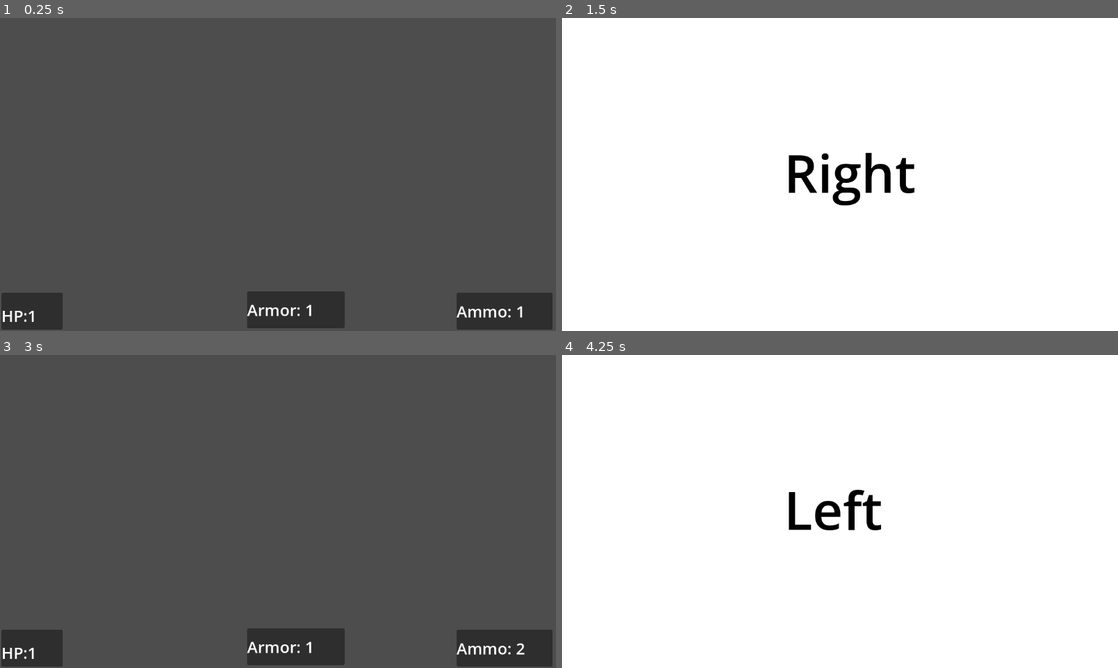
Above: before the commit, frames 1-4 (two rows, left to right).
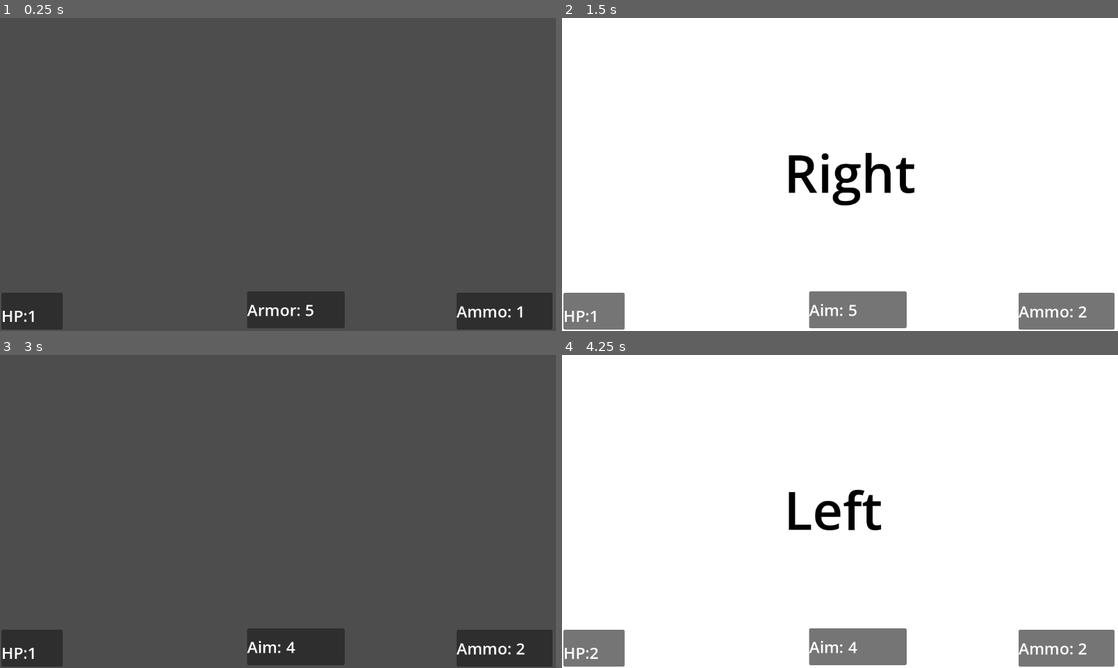
Above: after the commit, the same moments.

Repository: The4erepaha/Forgotten-cells
Game: Godot game, scene res://scenes/main.tscn
The game is run twice, just before and just after one commit, with the same random seed, the same clock (stepped at 60 frames per second) and the same inputs.
Inputs (mouse positions are in pixels of both pictures, inside the frame that each line leads up to):
- Up to frame 1 (0.25 s): no input
- Up to frame 2 (1.5 s): tap Enter at 0.5 s; move the mouse to (962, 158) at 0.52 s; hold D (right) 0.53-1.28 s; hold Right mouse button (up_aim) 0.53-1.28 s; click (962, 158) at 0.6 s; tap Space at 1.25 s; move the mouse to (728, 190) at 1.27 s; hold S (down) from 1.28 s (still down); right-click (728, 190) at 1.35 s
- Up to frame 3 (3 s): click (166, 527) at 1.55 s; tap Enter at 2 s; move the mouse to (333, 442) at 2.02 s; release S (down) at 2.03 s; hold D (right) 2.03-2.78 s; hold Right mouse button (up_aim) 2.03-2.78 s; click (333, 442) at 2.1 s; tap Space at 2.75 s; move the mouse to (250, 574) at 2.77 s; hold W (open_up) from 2.78 s (still down); right-click (250, 574) at 2.85 s
- Up to frame 4 (4.25 s): click (812, 574) at 3.05 s; tap Enter at 3.5 s; move the mouse to (1006, 558) at 3.52 s; release W (open_up) at 3.53 s; hold A (left) from 3.53 s (still down); hold Right mouse button (up_aim) from 3.53 s (still down); click (1006, 558) at 3.6 s

The runs differ from the first frame. In frame 1, less than 0.1% of the frame differs, in the area x 55-57%, y 91-96%; in frame 2, 5.2%, in the area x 0-100%, y 87-100%; in frame 3, 0.2%; in frame 4, 5.2%.

Commit message:
add charger for aim

Diff:
--- a/scenes/hud.tscn
+++ b/scenes/hud.tscn
@@ -37,13 +37,13 @@
 label_settings = SubResource("LabelSettings_wofu5")
 vertical_alignment = 1
 
-[node name="Armor_bar" type="Panel" parent="." unique_id=1722541668]
+[node name="AimCharge_bar" type="Panel" parent="." unique_id=1722541668]
 offset_left = 512.0
 offset_top = 566.0
 offset_right = 714.0
 offset_bottom = 642.0
 
-[node name="Armor_label" type="Label" parent="Armor_bar" unique_id=1379980463]
+[node name="AimCharge_label" type="Label" parent="AimCharge_bar" unique_id=1379980463]
 layout_mode = 0
 offset_right = 202.0
 offset_bottom = 76.0
--- a/scenes/main.tscn
+++ b/scenes/main.tscn
@@ -15,8 +15,6 @@
 
 [node name="Main" type="Node2D" unique_id=361318409]
 script = ExtResource("1_0wfyh")
-
-[node name="HUD" parent="." unique_id=1391800513 instance=ExtResource("2_sugp2")]
 
 [node name="Player" parent="." unique_id=1312970847 instance=ExtResource("1_o5qli")]
 
@@ -85,3 +83,5 @@
 text = "Down"
 label_settings = SubResource("LabelSettings_wofu5")
 horizontal_alignment = 1
+
+[node name="HUD" parent="." unique_id=1391800513 instance=ExtResource("2_sugp2")]
--- a/scenes/player.tscn
+++ b/scenes/player.tscn
@@ -7,7 +7,6 @@
 script = ExtResource("1_3vyb7")
 hp = 1
 ammo = 1
-armor = 1
 
 [node name="Sprite2D" type="Sprite2D" parent="." unique_id=1938232944]
 position = Vector2(588, 317)
--- a/scripts/main.gd
+++ b/scripts/main.gd
@@ -13,7 +13,7 @@
 	$lee_items/lee_down.visible = false
 	$HUD/HP_bar/HP_label.text = "HP:" + str(player.hp)
 	$HUD/Ammo_bar/Ammo_label.text = "Ammo: " +str(player.ammo)
-	$HUD/Armor_bar/Armor_label.text = "Armor: " + str(player.armor)
+	$HUD/AimCharge_bar/AimCharge_label.text = "Armor: " + str(player.aim_charge)
 
 
 func _physics_process(_delta: float) -> void:
@@ -42,4 +42,4 @@
 func _update_resources():
 	$HUD/HP_bar/HP_label.text = "HP:" + str(player.hp)
 	$HUD/Ammo_bar/Ammo_label.text = "Ammo: " + str(player.ammo)
-	$HUD/Armor_bar/Armor_label.text = "Armor: " + str(player.armor)
+	$HUD/AimCharge_bar/AimCharge_label.text = "Aim: " + str(int(player.aim_charge))
--- a/scripts/player.gd
+++ b/scripts/player.gd
@@ -7,7 +7,7 @@
 
 @export var hp = 3     #hp игрока
 @export var ammo = 3        # амуниция игрока
-@export var armor = 3       # броня игрока
+@export var aim_charge = 5     # броня игрока
 
 signal player_state(state)
 
@@ -27,8 +27,9 @@
 
 func _physics_process(_delta: float) -> void:
 	leeSystem()
-	move_aim()
-
+	move_aim(_delta)
+	if state == State.DOWN:
+		aim_bonus(_delta)
 
 # функция отвечающяя за логику и перемещение между препятствиями.
 func leeSystem():
@@ -38,28 +39,29 @@
 	if Input.is_action_just_pressed("left"):
 		if state == State.NORMAL:
 			state = State.LEFT
-			hp_bonus()
+			hp_bonus()                 # функция хп бонуса
 			emit_signal("player_state",state)
 			emit_signal("changed_resources")
 	if Input.is_action_just_pressed("right"):
 		if state == State.NORMAL:
 			state = State.RIGHT
-			ammo_bonus()
+			ammo_bonus()              # функция бонуса патронов
 			emit_signal("player_state", state)
 			emit_signal("changed_resources")
 	if Input.is_action_just_pressed("down"):    # клавиша S
 		if state == State.NORMAL:
 			state = State.DOWN
-			armor_bonus()
+			#aim_bonus()              # функция зарядки снайпера
 			emit_signal("player_state", state)
 			emit_signal("changed_resources")
 
 # функция отвечающая за логику прицела и выстрела
-func move_aim():
-	if state == State.NORMAL:
+func move_aim(delta):
+	if state == State.NORMAL && aim_charge > 0:
 		if Input.is_action_pressed("up_aim"):
 			$Sprite2D.visible = true
 			#спрайт будет менять позицию как и движения мышки (следит за мышкой)
+			aim_system(delta)
 			$Sprite2D.global_position = get_global_mouse_position()
 			if Input.is_action_just_pressed("shoot"):
 				shoot_system()
@@ -84,7 +86,7 @@
 		ammo = 3
 		print("Magazine is full")
 
-
+# функция отвечающая за систему выстрела
 func shoot_system():
 	if ammo >= 1:
 		ammo -= 1
@@ -93,9 +95,14 @@
 		emit_signal("changed_resources")
 	else: print("нет патронов!")
 
-func armor_bonus():
-	armor += 1
-	print("Add 1 armor")
-	if armor >=3:
-		armor = 3
-		print("Armor is full")
+# функция пополнения патронов
+func aim_bonus(delta):
+	aim_charge += 1 * delta
+	if aim_charge >= 5:
+		aim_charge = 5
+	emit_signal("changed_resources")
+
+# функция пополнения зарядки прицела
+func aim_system(delta):
+	aim_charge -= 1 * delta
+	emit_signal("changed_resources")
